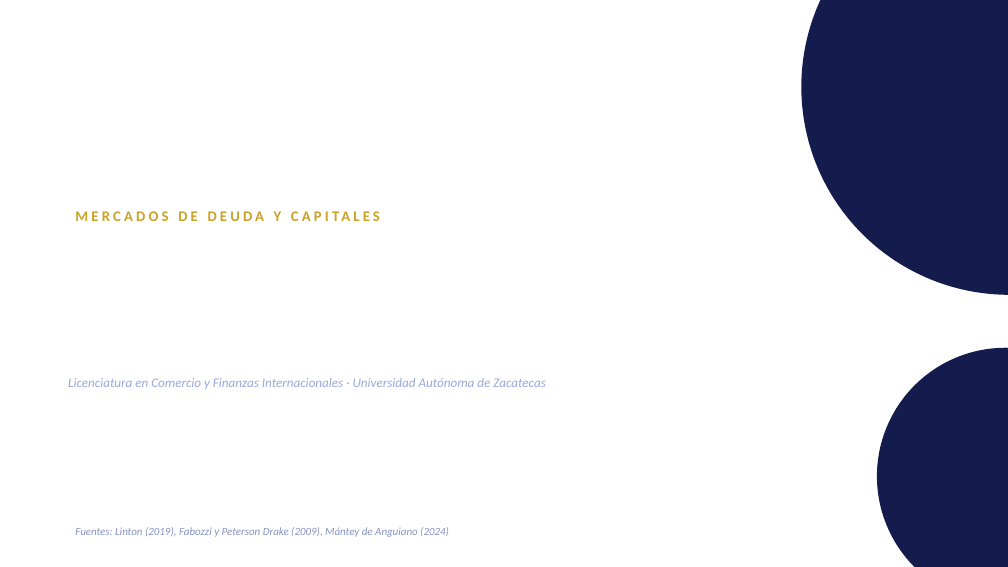
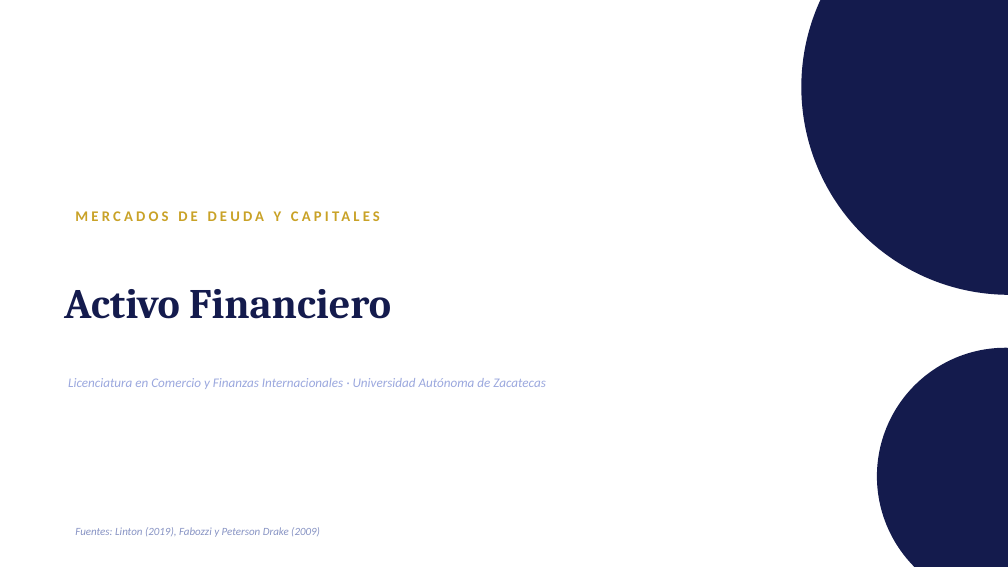
Before and after one commit to LoMarrujo/notes_mercados_dc, a slide deck: slide 1 of notas_unidades/unidad1/0_activo_financiero.pptx. Drawn at 1008x567 pixels with LibreOffice and Linux fonts; fonts in the diff are those of the drawing. Boxes give left, top, right and bottom in pixels: in the first picture for what was removed or moved away, otherwise in the second. Text is boxed around its words. In the diff, an @@ line names an element or a change of style, - is before the commit and + after.

```diff
--- a/notas_unidades/unidad1/0_activo_financiero.pptx
+++ b/notas_unidades/unidad1/0_activo_financiero.pptx
@@ text added at (64, 289, 391, 319), 40 pt, text #141B4D, bold @@
+Activo Financiero
@@ text at (75, 527, 320, 537): text changed @@
-Fuentes: Linton (2019), Fabozzi y Peterson Drake (2009), Mántey de Anguiano (2024)
+Fuentes: Linton (2019), Fabozzi y Peterson Drake (2009)
```
Also in this commit, not shown: 5 other slides changed, 3 slides added, 4 slides removed, 3 other files.
